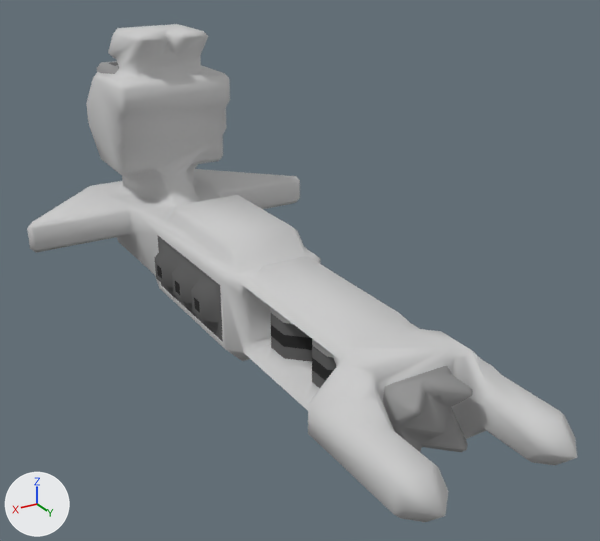
The OBJ model src/jsMain/resources/meshes/fulkreykk-2-pertona-class.obj: old version first, new version second.
Rendered twice from a 50 mm camera at (29.9, 56.5, 33.9) aimed at (-1.9, 3.5, 7.4). Every picture has the same lights, and +X, +Y and +Z are marked at lower left. Where no turn or scale is listed for an object, it has been applied to the vertices.

Names of what the first picture shows: 'fulkreykk-2-pertona-class'.
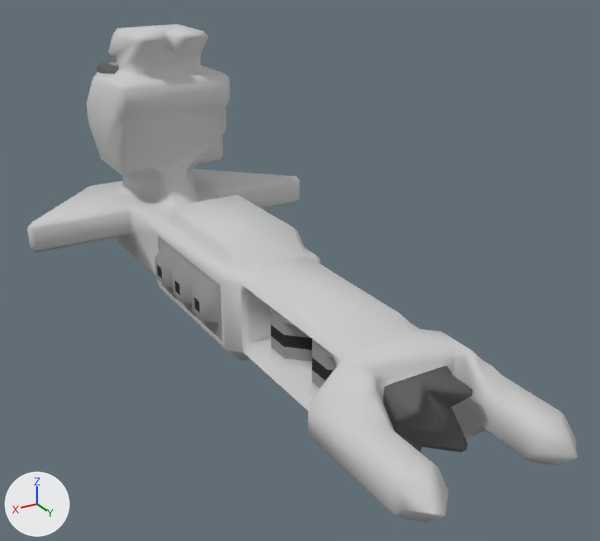
The newer file is also turned or shifted as a whole; pictures and numbers use the older file's frame.

Boxes [x1, y1, x2, y2] around the edits, measured in the pictures (600 x 541 px; the box of a moved part takes in the faces that stretch with it):
part 1 of me_fulkreykk_2_pertona_class, built on
    after: [267, 228, 305, 358]
part 2 of me_fulkreykk_2_pertona_class, moved or reshaped
    before: [399, 380, 471, 453]
    after: [399, 390, 471, 453]
part 3 of me_fulkreykk_2_pertona_class, deleted
    before: [531, 453, 575, 465]
part 4 of me_fulkreykk_2_pertona_class, added
    after: [395, 478, 445, 516]
part 5 of me_fulkreykk_2_pertona_class, surface changed
    both: [97, 61, 473, 452]

What changed in the scene script:
```text
Change me_fulkreykk_2_pertona_class:
    used by ob_fulkreykk_2_pertona_class; location = (0.0, 0.0, 0.0)
    remove me_fulkreykk_2_pertona_class.from_pydata(...)  # 862 vertices, 1622 faces; spans x -14.5..14.5, y -30.0..30.0, z 0.0..24.0
    add me_fulkreykk_2_pertona_class.from_pydata(...)  # 867 vertices, 1628 faces; spans x -14.5..14.5, y -30.0..30.0, z 0.0..24.0
    me_fulkreykk_2_pertona_class part 1: 5 vertices removed from x -5.0..5.0, y -10.0..12.0, z 3.5..6.5; 12 vertices added at x -5.0..5.0, y -12.0..11.5, z 0.5..9.0
    me_fulkreykk_2_pertona_class part 2: 4 vertices moved from x -1.0..2.0, y 22.5..23.0, z 2.5..6.0 to x -1.5..2.0, y 22.5..23.5, z 2.5..4.5; 3 vertices removed from x -0.5..0.5, y 22.5..23.0, z 2.5..6.5; 3 vertices added at x -2.0..1.0, y 22.5..23.5, z 2.0..5.0
    me_fulkreykk_2_pertona_class part 3: 1 vertex removed from x -5.0, y 29.5, z 4.0
    me_fulkreykk_2_pertona_class part 4: 1 vertex added at x 5.5, y 29.5, z 4.5
    me_fulkreykk_2_pertona_class part 5: 386 kept faces spanning x -5.5..5.5, y -28.0..24.0, z 1.7..20.2 get new texture (UV) coordinates
```
